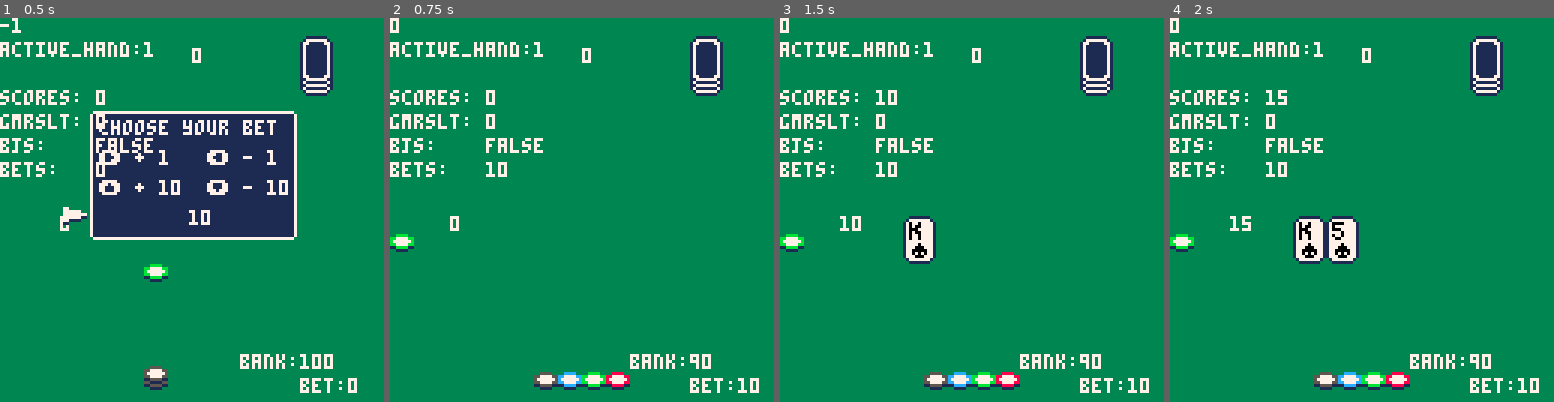
Above: before the commit, frames 1-4 (left to right).
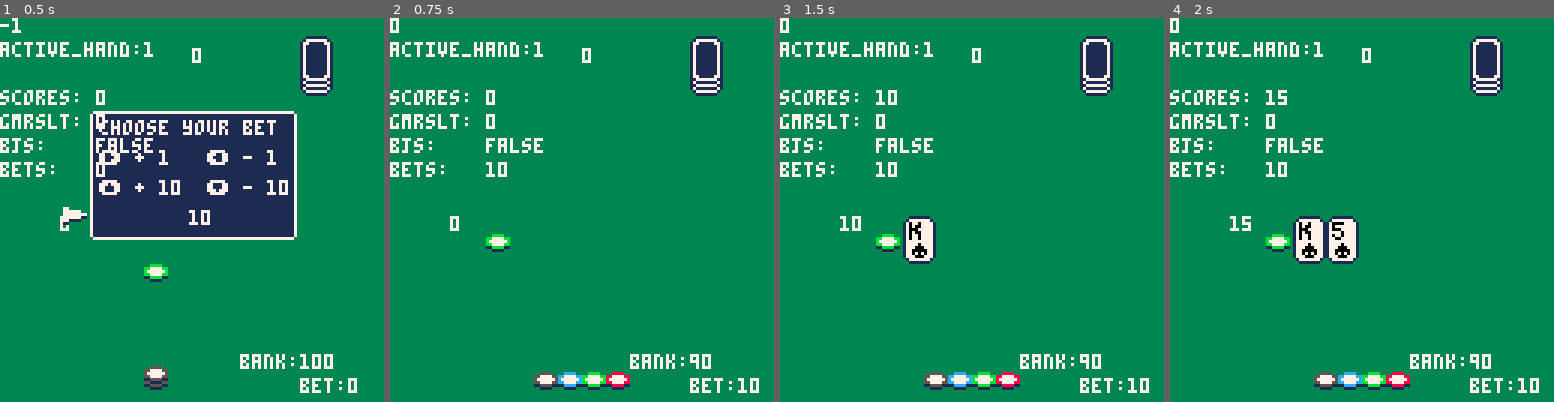
Above: after the commit, the same moments.

Repository: UA-koval/blackjack-pico-8
Game: PICO-8 cartridge blackjack.p8
Two runs of this game, one before a commit and one after it. Both use one fixed random seed, a clock stepped at 60 frames per second and the inputs below.
Inputs:
- Up to frame 1 (0.5 s): no input
- Up to frame 2 (0.75 s): tap O (Z key) at 0.7 s
- Up to frame 3 (1.5 s): no input
- Up to frame 4 (2 s): hold Right from 1.6 s (still down); tap O (Z key) at 1.7 s

Frame 1 is identical in both runs. In frame 2, 0.5% of the frame differs, in the area x 0-32%, y 56-61%; in frame 3, 0.5%; in frame 4, 0.5%.

Commit message:
Progress.

Diff:
--- a/blackjack.p8
+++ b/blackjack.p8
@@ -73,7 +73,7 @@
 blackjack=false fold=false
 blackjacks={false}
 hidden_card=false
-item=0 item_lim=3
+item=0 item_lim=4
 active_hand=1
 bets={0}
 end
@@ -178,11 +178,15 @@
 
 	n=56-i
 
-
+if r then
 for j=1,chip_amount[i] do
+	spr(n,px-(i-offset)*8,py-j*2)
+end
+else
+	for j=1,chip_amount[i] do
 	spr(n,px+(i-offset)*8,py-j*2)
 end
-
+end
 end
 
 end -- draw_chips()
@@ -284,7 +288,7 @@
 	 -- counters
 		print(count_score(hand),handx-10,(handy+0)+n*16,7)
 		-- bets
-		draw_chips(handx-38,(handy+8)+n*16,bets[active_hand])
+		draw_chips(handx+10,(handy+8)+n*16,bets[active_hand],true)
 	end
 
 	-- dealer counter
